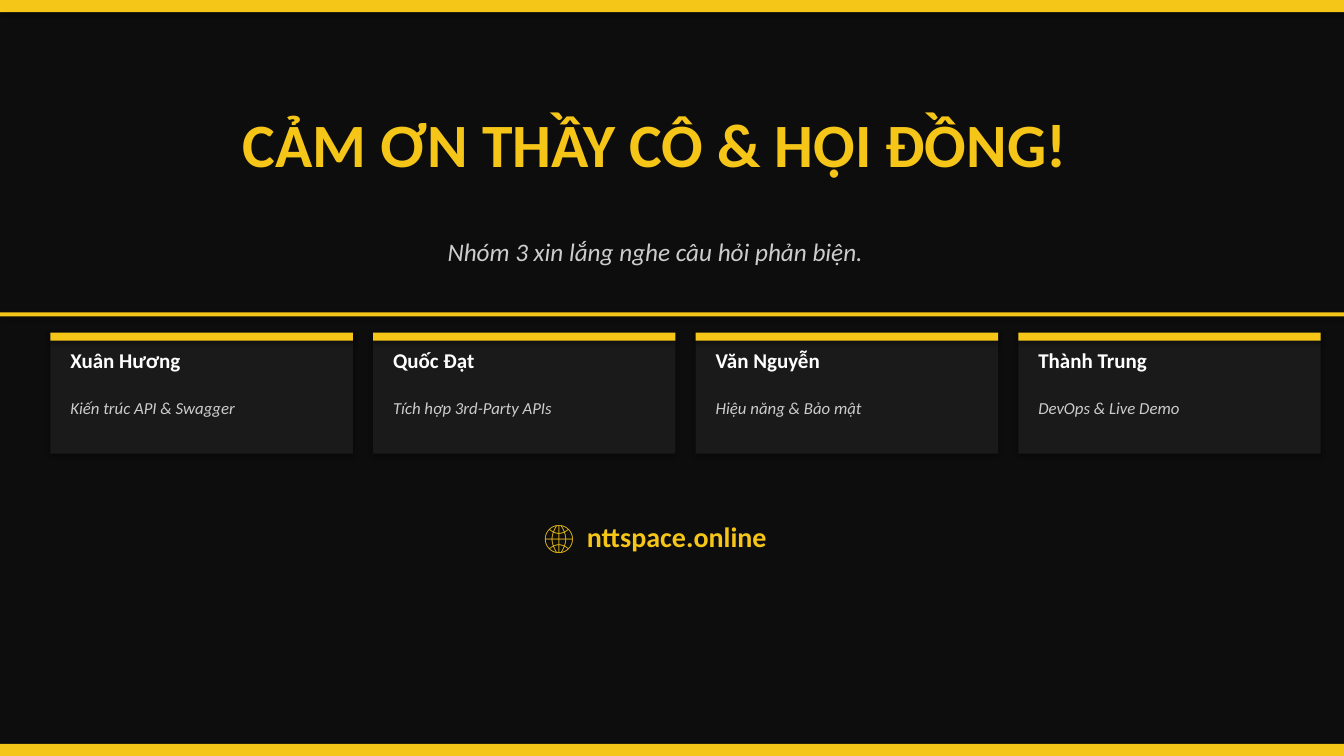
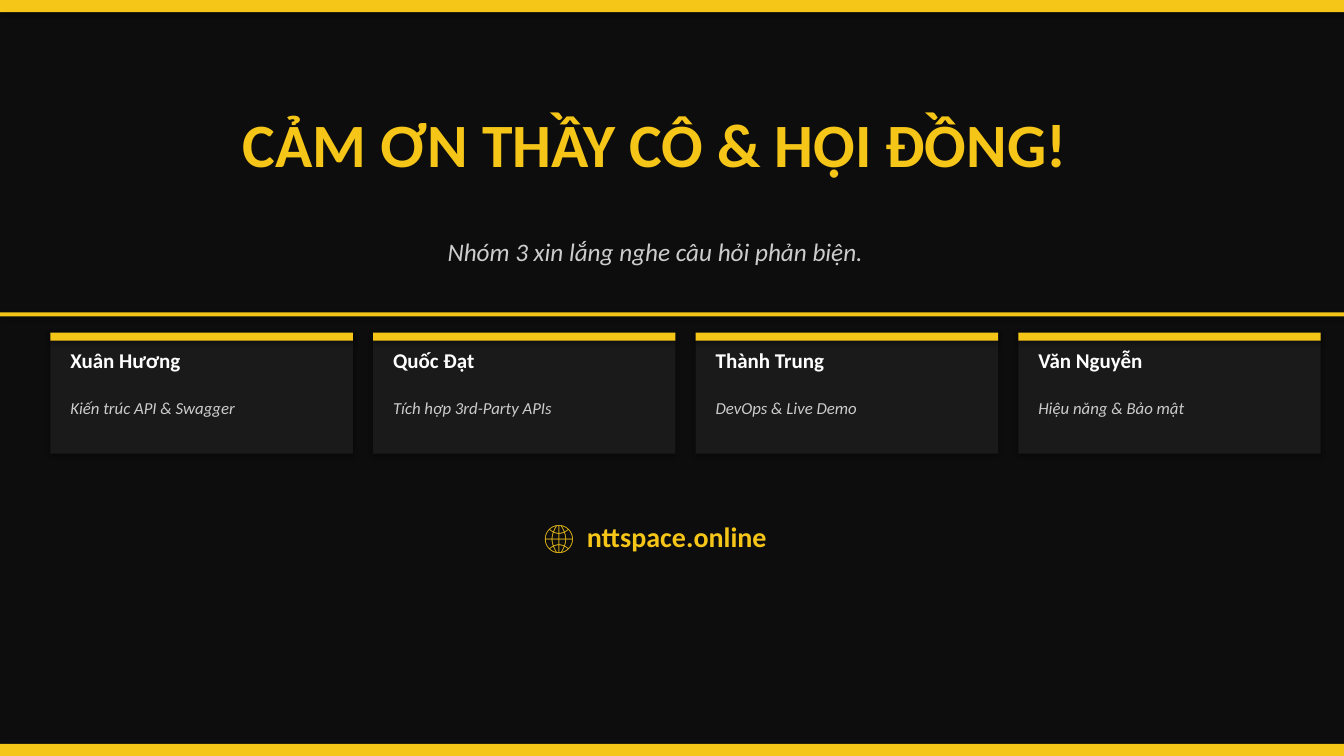
Before and after one commit to ThanhTrunggDEV/Group3, a slide deck: slide 17 of X-AURUM_Presentation.pptx (slide 14 before the commit). Drawn at 1344x756 pixels with LibreOffice and Linux fonts; fonts in the diff are those of the drawing. Boxes give left, top, right and bottom in pixels: in the first picture for what was removed or moved away, otherwise in the second. Text is boxed around its words. In the diff, an @@ line names an element or a change of style, - is before the commit and + after.

```diff
--- a/X-AURUM_Presentation.pptx
+++ b/X-AURUM_Presentation.pptx
@@ text at (716, 353, 824, 372): text changed @@
-Văn Nguyễn
+Thành Trung
@@ text at (1038, 351, 1143, 372): text changed @@
-Thành Trung
+Văn Nguyễn
@@ text at (716, 402, 857, 417): text changed @@
-Hiệu năng & Bảo mật
+DevOps & Live Demo
@@ text at (1038, 402, 1185, 417): text changed @@
-DevOps & Live Demo
+Hiệu năng & Bảo mật
```
Also in this commit, not shown: 3 other slides changed, 3 slides added, 1 other file.
